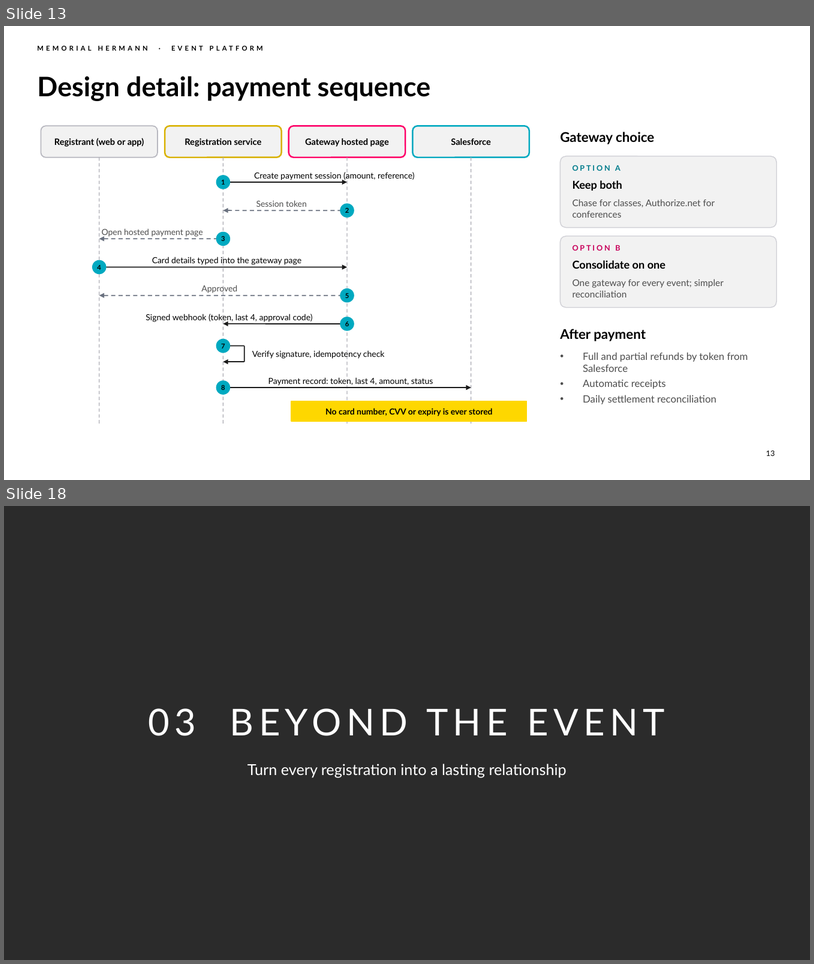
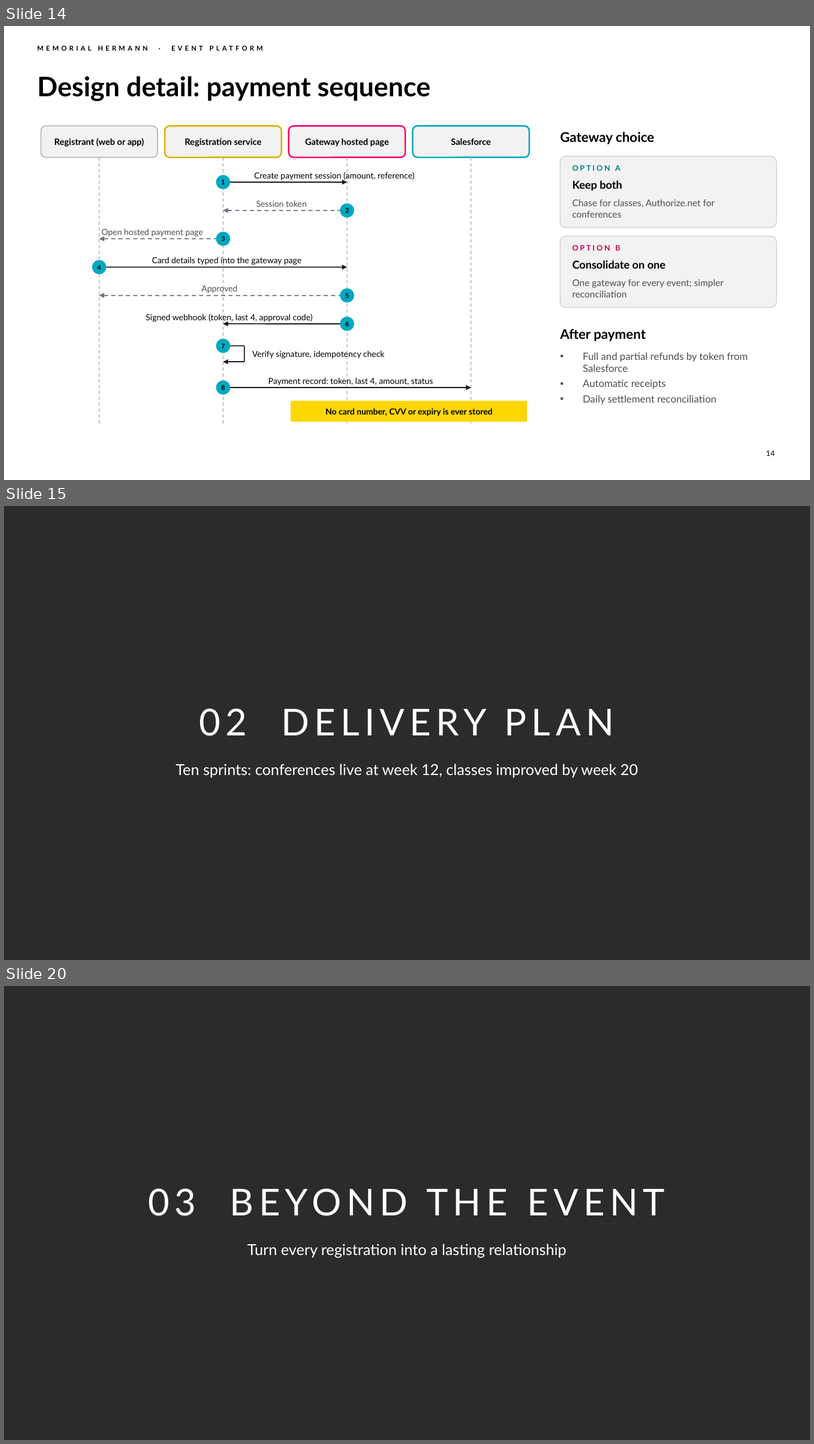
Before and after one commit to chintasurya/preSales_Memorial-hermann, a slide deck: deck/Memorial-Hermann-Event-Platform.pptx. Shown one above the other, each under a label of ours: slides 13 and 18 before the commit, slides 14, 15 and 20 after it; the slides between them are not shown. The pictures are 814x964 and 814x1444 pixels, drawn with LibreOffice and Linux fonts; fonts in the diff are those of the drawing; background and template pictures are left out; a plain dark background stands for a picture behind light text. Boxes give left, top, right and bottom in pixels: in the first picture for what was removed or moved away, otherwise in the second. Text is boxed around its words. In the diff, an @@ line names an element or a change of style, - is before the commit and + after.

```diff
--- a/deck/Memorial-Hermann-Event-Platform.pptx
+++ b/deck/Memorial-Hermann-Event-Platform.pptx
@@ slide 15 added at (4, 506, 810, 960), background picture (left out) @@
@@ title added at (200, 708, 614, 736), 44 pt, text #FFFFFF @@
+02 DELIVERY PLAN
@@ text added at (176, 763, 638, 778), 18 pt, text #FFFFFF @@
+Ten sprints: conferences live at week 12, classes improved by week 20
@@ what was slide 13 is now slide 14 @@
@@ page number at (767, 450, 776, 456): text changed @@
-13
+14
@@ what was slide 18 is now slide 20 @@
```
Also in this commit, not shown: 16 slides changed, 3 other slides added, 2 slides removed, 8 other files.
